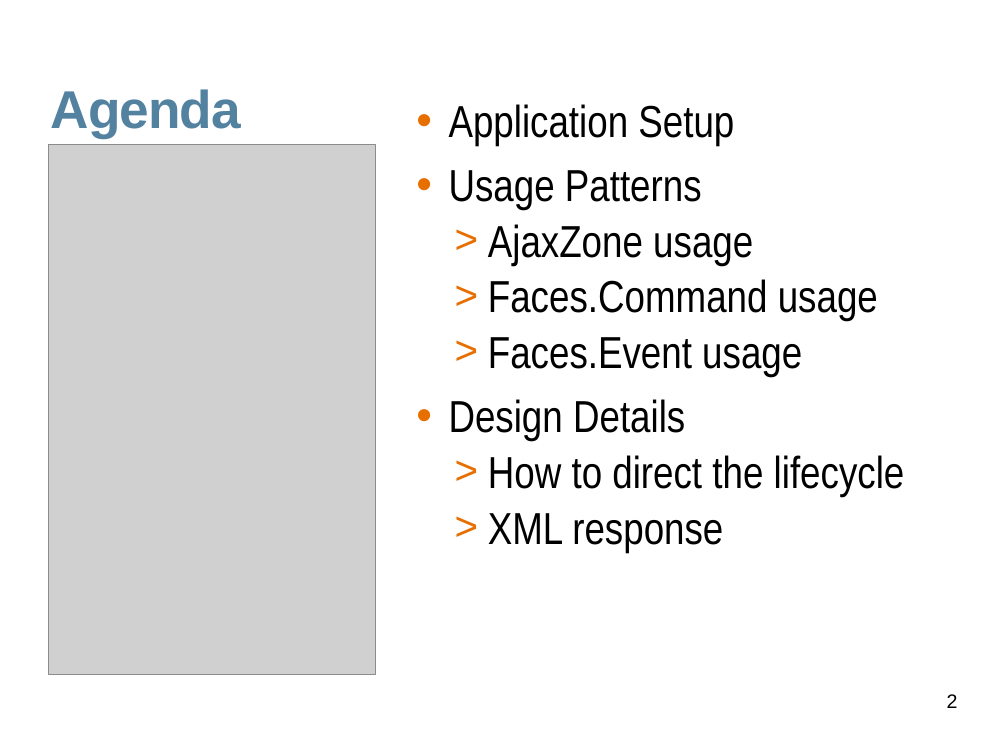
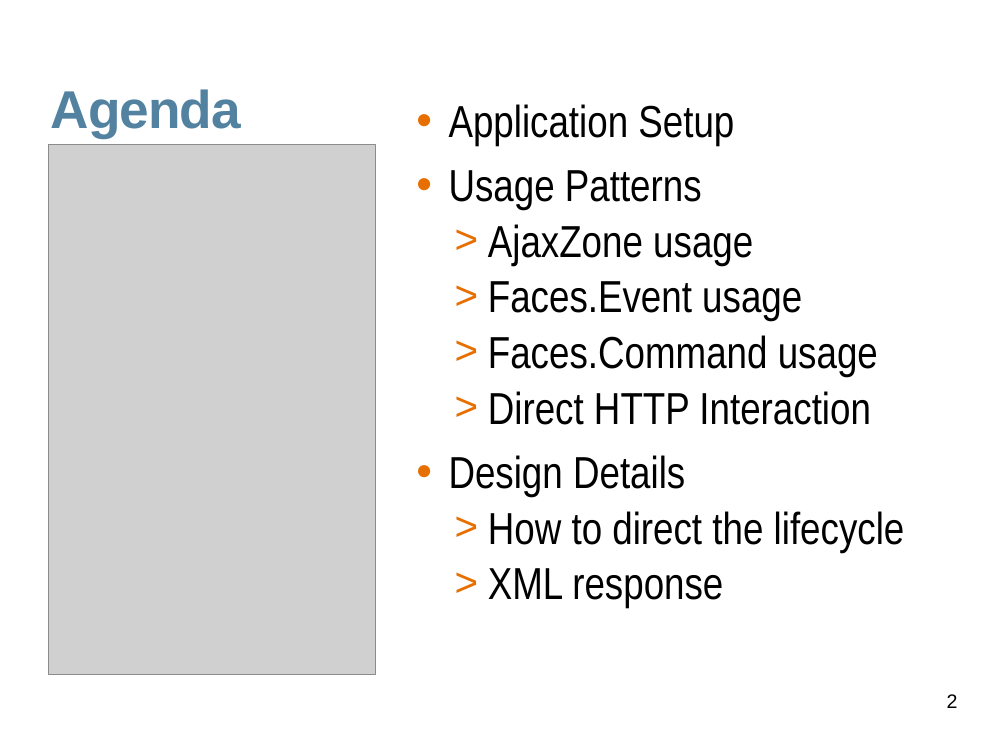
Before and after one commit to javaee/javaserverfaces-extensions, a slide deck: slide 2 of www/slides/dynafaces-advanced.odp. Drawn at 1008x756 pixels with LibreOffice and Linux fonts; fonts in the diff are those of the drawing; grey boxes stand for pictures; background and template pictures are left out. Boxes give left, top, right and bottom in pixels: in the first picture for what was removed or moved away, otherwise in the second. Text is boxed around its words. In the diff, an @@ line names an element or a change of style, - is before the commit and + after.

```diff
--- a/www/slides/dynafaces-advanced.odp
+++ b/www/slides/dynafaces-advanced.odp
@@ text at (488, 281, 802, 322): paragraph added @@
+  > Faces.Event usage
@@ text at (488, 391, 871, 425): text changed @@
-  > Faces.Event usage
+  > Direct HTTP Interaction
```
Also in this commit, not shown: 2 other slides changed, 20 slides added, 7 slides removed, 13 other files.
